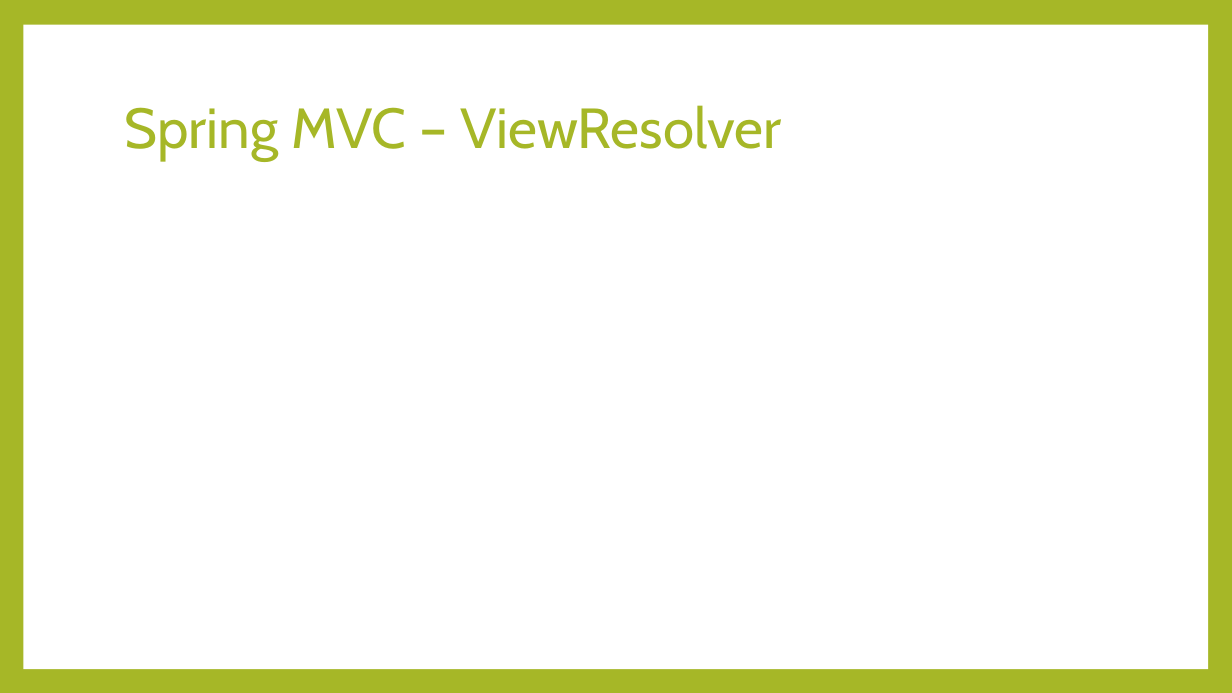
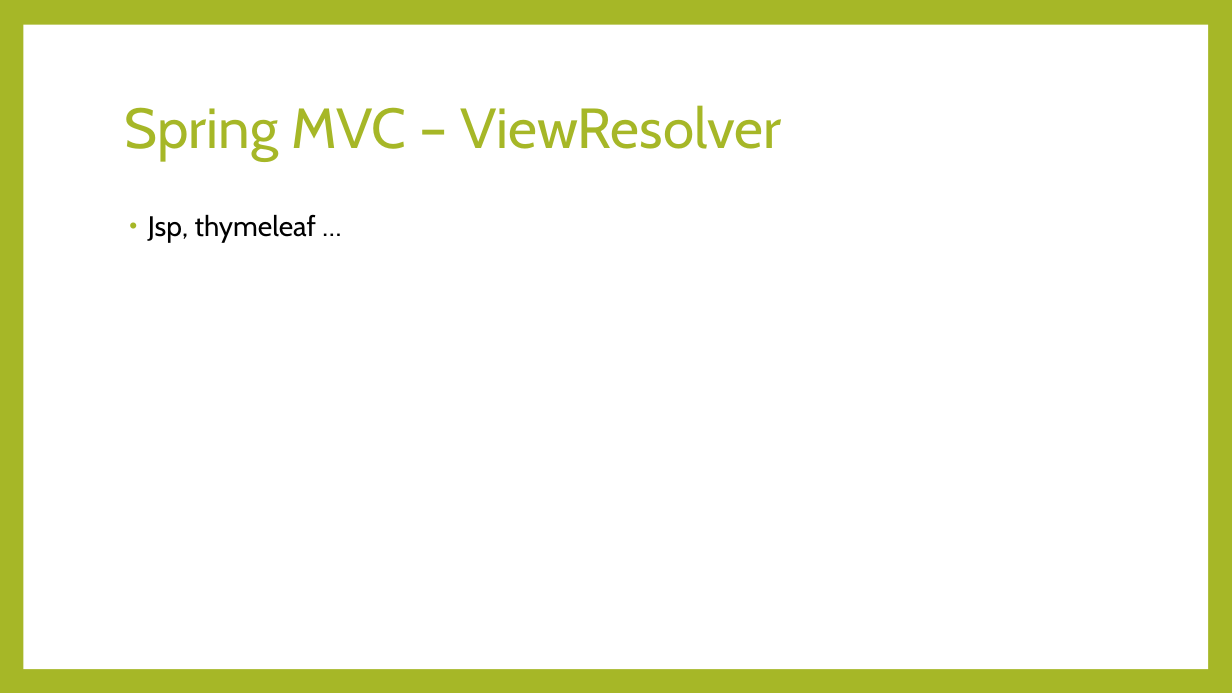
Before and after one commit to thaolt007/spring-doc, a slide deck: slide 18 of Spring.pptx. Drawn at 1232x693 pixels with LibreOffice and Linux fonts; fonts in the diff are those of the drawing. Boxes give left, top, right and bottom in pixels: in the first picture for what was removed or moved away, otherwise in the second. Text is boxed around its words. In the diff, an @@ line names an element or a change of style, - is before the commit and + after.

```diff
--- a/Spring.pptx
+++ b/Spring.pptx
@@ text added at box(148, 214, 316, 243), 22 pt, text #000000 @@
+• Jsp, thymeleaf …
```
Also in this commit, not shown: 6 other slides changed, 1 slide removed, 3 other files.
